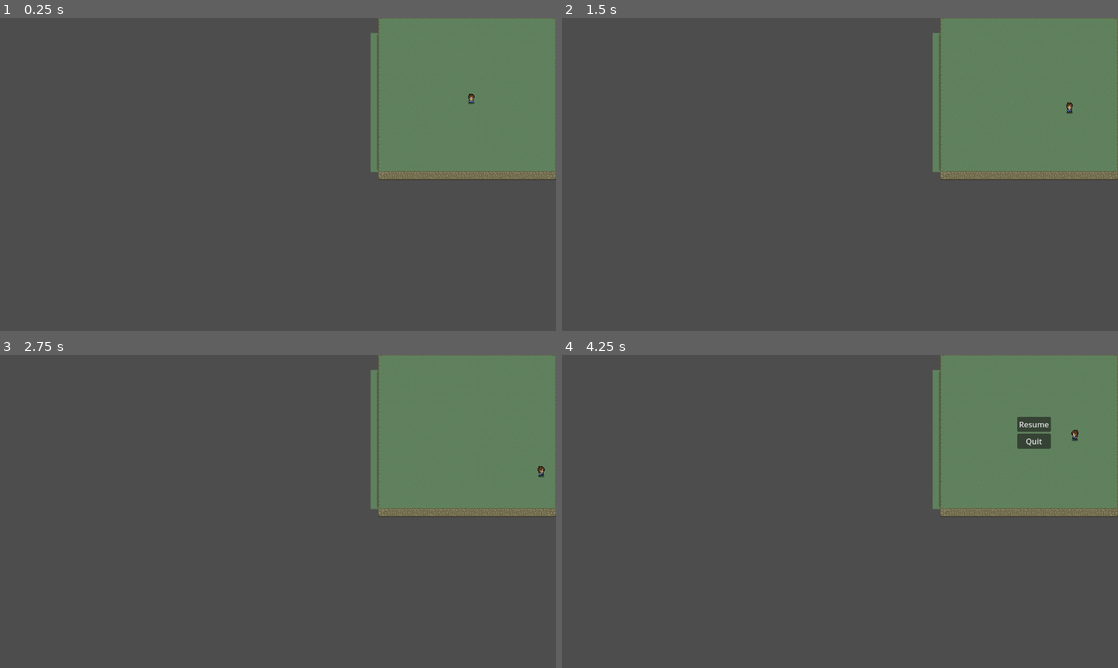
Above: before the commit, frames 1-4 (two rows, left to right).
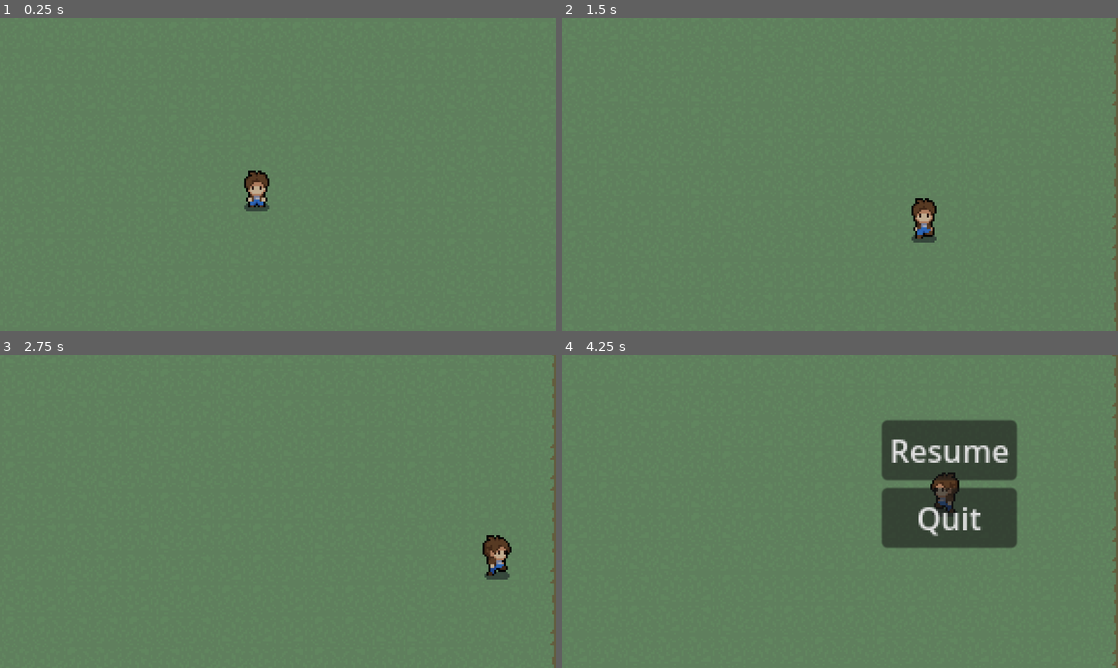
Above: after the commit, the same moments.

Repository: anqeloh/PlayList
Game: Godot game, scene res://Scenes/world.tscn
Two runs of this game, one before a commit and one after it. Both use one fixed random seed, a clock stepped at 60 frames per second and the inputs below.
Inputs (mouse positions are in pixels of both pictures, inside the frame that each line leads up to):
- Up to frame 1 (0.25 s): no input
- Up to frame 2 (1.5 s): tap Enter (ui_accept) at 0.5, 0.77 s; move the mouse to (962, 158) at 0.52 s; hold Right (ui_right) 0.53-1.28 s; click (962, 158) at 0.67 s; move the mouse to (728, 190) at 1.27 s; hold Down (ui_down) from 1.28 s (still down)
- Up to frame 3 (2.75 s): tap Enter (ui_accept) at 1.52 s; move the mouse to (333, 442) at 2.02 s; release Down (ui_down) at 2.03 s; hold Right (ui_right) from 2.03 s (still down)
- Up to frame 4 (4.25 s): move the mouse to (812, 574) at 2.77 s; release Right (ui_right) at 2.78 s; hold Up (ui_up) 2.78-3.53 s; click (812, 574) at 2.92 s; tap Enter (ui_accept) at 3.02, 3.77 s; move the mouse to (1006, 558) at 3.52 s; hold Left (ui_left) from 3.53 s (still down); tap Escape (pause) at 4.15 s

The runs differ from the first frame. In frame 1, 84% of the frame differs, in the area x 0-100%, y 0-100%; in frame 2, 84%; in frame 3, 84%; in frame 4, 87%.

Commit message:
Camera Fix

Diff:
--- a/Scenes/player.tscn
+++ b/Scenes/player.tscn
@@ -301,6 +301,7 @@
 frame_progress = 0.53216
 
 [node name="Camera2D" type="Camera2D" parent="."]
+zoom = Vector2(4, 4)
 limit_left = -192
 limit_top = -159
 limit_right = 176
--- a/Scenes/world.tscn
+++ b/Scenes/world.tscn
@@ -13,10 +13,7 @@
 
 [node name="Player" parent="." instance=ExtResource("2_w7pd1")]
 
-[node name="Camera2D" type="Camera2D" parent="."]
-zoom = Vector2(4, 4)
-
-[node name="PauseMenu" parent="Camera2D" instance=ExtResource("2_jf3sv")]
+[node name="PauseMenu" parent="Player" instance=ExtResource("2_jf3sv")]
 visible = false
 offset_left = -33.0
 offset_top = -31.0
--- a/Scripts/world.gd
+++ b/Scripts/world.gd
@@ -1,6 +1,6 @@
 extends Node2D
 
-@onready var pause_menu = $Camera2D/PauseMenu
+@onready var pause_menu = $Player/PauseMenu
 
 var paused = false
 func _process(delta):
Not shown: 1 places in Scenes/world.tscn that only renumber resources
